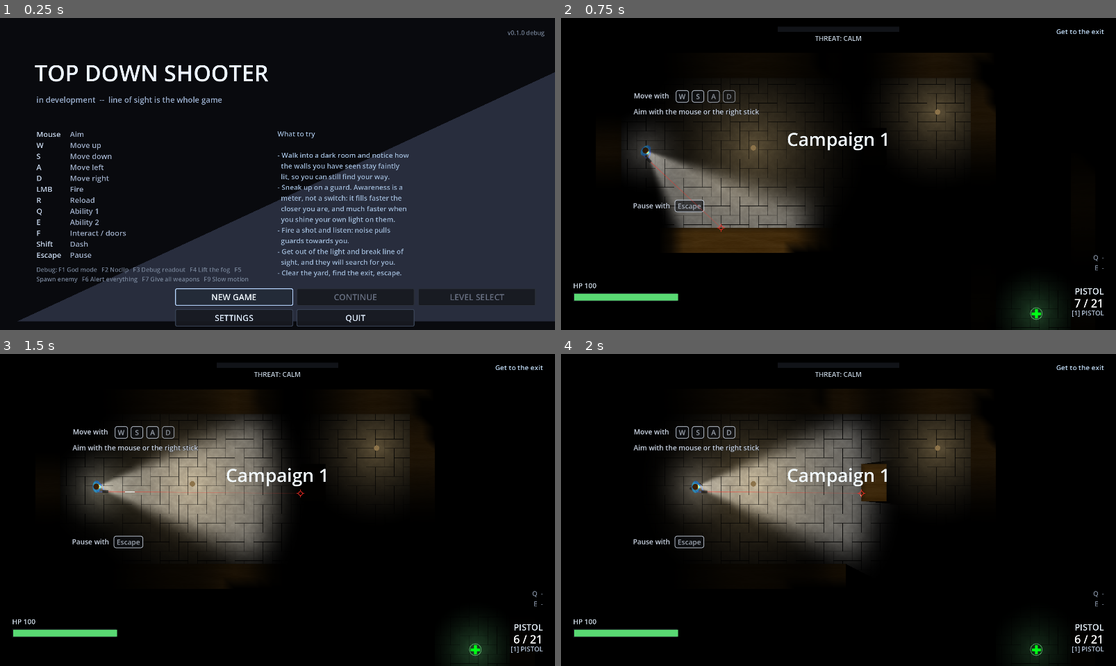
Above: before the commit, frames 1-4 (two rows, left to right).
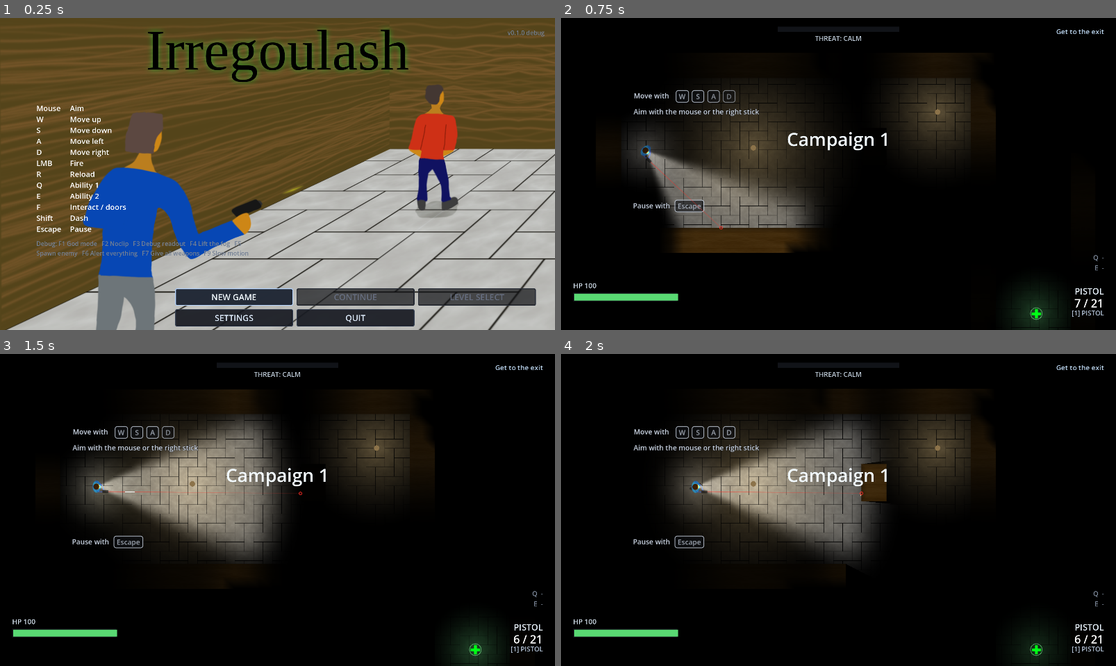
Above: after the commit, the same moments.

Repository: ThunderComplex/irregoulash
Game: Godot game, scene res://src/ui/title_screen.tscn
Two runs of this game, one before a commit and one after it. Both use one fixed random seed, a clock stepped at 60 frames per second and the inputs below.
Inputs (mouse positions are in pixels of both pictures, inside the frame that each line leads up to):
- Up to frame 1 (0.25 s): no input
- Up to frame 2 (0.75 s): click "NEW GAME" at 0.5 s
- Up to frame 3 (1.5 s): tap Enter (ui_accept) at 1.25 s; move the mouse to (399, 494) at 1.27 s; hold D (move_right) from 1.28 s (still down); hold Enter (ui_accept) from 1.28 s (still down); click (399, 494) at 1.42 s
- Up to frame 4 (2 s): keep holding D (move_right); keep holding Enter (ui_accept)

The runs differ from the first frame. In frame 1, 94% of the frame differs, in the area x 0-100%, y 0-100%; in frame 2, less than 0.1%; in frame 3, less than 0.1%; in frame 4, less than 0.1%.

Commit message:
art + attempt to create itch build

Diff:
--- a/dev/probe.gd
+++ b/dev/probe.gd
@@ -1460,6 +1460,25 @@
 		{"aim_assist_setting": [true, 0.5], "wait": 0.1},
 		{"open_controls": true, "wait": 0.3, "shot": "settings_tab_controls"},
 		{"close_menus": true, "wait": 0.2},
+	],
+	## A pad in the pause menu: into the settings and back out with B, and focus must land back on the
+	## menu. Run against `dev/surface_lab.tscn`.
+	"pause_settings_focus": [
+		{"pad_device": true, "wait": 0.2},
+		{"pause_game": true, "wait": 0.3, "focus_report": true},
+		{"ui_press": "ui_up", "wait": 0.2, "focus_report": true},
+		{"ui_press": "ui_accept", "wait": 0.4, "focus_report": true},
+		{"ui_press": "ui_cancel", "wait": 0.4, "focus_report": true, "paused_report": true},
+		{"ui_press": "ui_accept", "wait": 0.4, "focus_report": true},
+		{"ui_press": "ui_cancel", "wait": 0.4, "focus_report": true},
+		{"ui_press": "ui_down", "wait": 0.2, "focus_report": true},
+		{"ui_press": "ui_accept", "wait": 0.4, "paused_report": true},
+	],
+	## The same from the title screen. Run against `title_screen.tscn`.
+	"title_settings_focus": [
+		{"pad_device": true, "wait": 0.3, "focus_report": true},
+		{"open_settings": true, "wait": 0.4, "focus_report": true},
+		{"ui_press": "ui_cancel", "wait": 0.4, "focus_report": true},
 	],
 	"aim_line": [
 		{
@@ -4400,6 +4419,11 @@
 			Settings.set_aim_assist(bool(step["aim_assist_setting"][0]))
 			Settings.set_aim_assist_strength(float(step["aim_assist_setting"][1]))
 			print("[probe]   aim assist: on=%s strength=%.2f" % [Settings.aim_assist_enabled, Settings.aim_assist_strength])
+		if step.has("pause_game"):
+			# Pausing refreshes the checkpoint, unless the run counts as practice. A probe must not move
+			# the real save onto a test scene.
+			GameDirector.selected_level_run = true
+			GameDirector.set_paused(true)
 		if step.has("pad_device"):
 			GameInput.call("_set_device", true)
 		if step.has("ui_press"):
@@ -4695,12 +4719,14 @@
 					absf((assist_target.global_position - shot_from).cross(shot_dir))])
 			else:
 				print("[probe]   assist target %s not found" % str(step["assist_report"]))
+		if step.has("paused_report"):
+			print("[probe]   paused: %s" % GameDirector.is_paused())
 		if step.has("focus_report"):
 			var owner_: Control = get_viewport().gui_get_focus_owner()
-			var opened: Node = get_tree().current_scene.get("_settings_menu")
-			print("[probe]   focus: %s \"%s\", tab %s" % [owner_.get_class() if owner_ != null else "none",
+			var opened: Variant = get_tree().current_scene.get("_settings_menu")
+			print("[probe]   pad=%s focus: %s \"%s\", tab %s" % [GameInput.using_gamepad(), owner_.get_class() if owner_ != null else "none",
 				owner_.get("text") if owner_ != null and owner_.get("text") != null else "",
-				opened.get("_current_tab") if opened != null else "?"])
+				opened.get("_current_tab") if is_instance_valid(opened) else "?"])
 		if step.has("aim_report"):
 			var aimer: Player = GameDirector.valid_player()
 			var mark: Node2D = null
--- a/project.godot
+++ b/project.godot
@@ -10,10 +10,11 @@
 
 [application]
 
-config/name="topdown-shooter"
+config/name="Irregoulash"
 config/version="0.1.0"
 run/main_scene="res://src/ui/title_screen.tscn"
 config/features=PackedStringArray("4.7", "Forward Plus")
+boot_splash/image="uid://ditghuygeiin2"
 config/icon="res://icon.svg"
 
 [autoload]
--- a/src/autoload/audio_director.gd
+++ b/src/autoload/audio_director.gd
@@ -32,6 +32,20 @@
 var _rng := RandomNumberGenerator.new()
 var _sfx_bus: StringName = &"Master"
 
+func reinitialize():
+	JavaScriptBridge.eval("""
+		if (typeof window.audioContextStarted === 'undefined') {
+			window.audioContextStarted = true;
+			window.AudioContext = window.AudioContext || window.webkitAudioContext;
+			const audioContext = new AudioContext();
+			audioContext.resume();
+			console.log('Audio context initialized');
+		}
+	""")
+	_ensure_bus()
+	_build_bank()
+	_load_files()
+	_build_pools()
 
 func _ready() -> void:
 	process_mode = Node.PROCESS_MODE_ALWAYS
--- a/src/levels/level_campaign_03.tscn
+++ b/src/levels/level_campaign_03.tscn
@@ -263,6 +263,13 @@
 weapon_id = "pistol"
 amount = 25
 
+[node name="Pickup3" parent="Pickups" unique_id=608134973 instance=ExtResource("8_d6smo")]
+texture_filter = 4
+position = Vector2(217, 190)
+kind = "ammo"
+weapon_id = "pistol"
+amount = 10
+
 [node name="Pickup2" parent="Pickups" unique_id=1806799060 instance=ExtResource("8_d6smo")]
 texture_filter = 4
 position = Vector2(2265, -781)
--- a/src/player/aim_line.gd
+++ b/src/player/aim_line.gd
@@ -19,7 +19,7 @@
 ## so it guides the eye without drawing a bright stripe across the screen.
 const NEAR_ALPHA: float = 0.55
 const FAR_ALPHA: float = 0.08
-const CROSSHAIR_RADIUS: float = 5.0
+const CROSSHAIR_RADIUS: float = 3.5
 
 var _player: Player = null
 var _from: Vector2 = Vector2.ZERO
@@ -87,6 +87,6 @@
 	# A small ring with four ticks: precise, and readable without hiding what it sits on.
 	var mark := Color(COLOR, 0.9)
 	draw_arc(_to, CROSSHAIR_RADIUS, 0.0, TAU, 16, mark, WIDTH, true)
-	for side: Vector2 in [Vector2.RIGHT, Vector2.DOWN, Vector2.LEFT, Vector2.UP]:
-		draw_line(_to + side * (CROSSHAIR_RADIUS + 1.5), _to + side * (CROSSHAIR_RADIUS + 4.5), mark, WIDTH,
-			true)
+	# for side: Vector2 in [Vector2.RIGHT, Vector2.DOWN, Vector2.LEFT, Vector2.UP]:
+	# 	draw_line(_to + side * (CROSSHAIR_RADIUS + 1.5), _to + side * (CROSSHAIR_RADIUS + 4.5), mark, WIDTH,
+	# 		true)
--- a/src/ui/hud.gd
+++ b/src/ui/hud.gd
@@ -410,7 +410,14 @@
 	if _settings_menu != null and is_instance_valid(_settings_menu):
 		return
 	_settings_menu = SettingsMenu.new()
+	_settings_menu.settings_closed.connect(_on_settings_closed)
 	add_child(_settings_menu)
+
+
+## Back on the entry that opened it. Without this nothing has focus, and a pad cannot press anything.
+func _on_settings_closed() -> void:
+	if _overlay_kind == "paused":
+		_pause_menu.focus_item(&"settings")
 
 
 func _update_overlay() -> void:
--- a/src/ui/settings_menu.gd
+++ b/src/ui/settings_menu.gd
@@ -346,7 +346,8 @@
 
 ## With a pad there is no pointer, so something has to hold focus before anything can be pressed.
 func _focus_tab_for_pad() -> void:
-	if not GameInput.using_gamepad() or _controls_panel != null or _tabs.is_empty():
+	# Closing hands focus back to the menu underneath; this one lives until the end of the frame.
+	if is_queued_for_deletion() or not GameInput.using_gamepad() or _controls_panel != null or _tabs.is_empty():
 		return
 	# The menu behind this one holds focus when it opens, so "somebody has focus" is not enough.
 	var owner_: Control = get_viewport().gui_get_focus_owner()
--- a/src/ui/title_screen.gd
+++ b/src/ui/title_screen.gd
@@ -21,6 +21,8 @@
 var _main_menu: MenuList = null
 var _settings_menu: Control = null
 var _level_select: Control = null
+
+var _bg_image = preload("res://art/cover.png")
 
 
 func _ready() -> void:
@@ -81,6 +83,8 @@
 			open_settings()
 		&"quit":
 			get_tree().quit()
+		&"start_audio":
+			AudioDirector.reinitialize()
 
 
 ## Opens the level picker. Public so the dev probe can open it, and so the title can reopen it when a
@@ -149,57 +153,28 @@
 	# what put the settings panel half off-screen once already.
 	var viewport: Vector2 = get_viewport().get_visible_rect().size
 
-	var bg := ColorRect.new()
-	bg.color = Color(0.035, 0.04, 0.055, 1.0)
+	var bg := TextureRect.new()
+	bg.texture = _bg_image
 	bg.position = Vector2.ZERO
 	bg.size = viewport
 	bg.mouse_filter = Control.MOUSE_FILTER_IGNORE
+	bg.stretch_mode = TextureRect.STRETCH_KEEP_CENTERED
 	add_child(bg)
-
-	# A dim cone of light, echoing the thing the game is actually about.
-	var beam := Polygon2D.new()
-	beam.polygon = PackedVector2Array([
-		_to_screen(Vector2(40.0, 700.0)),
-		_to_screen(Vector2(1420.0, 60.0)),
-		_to_screen(Vector2(1420.0, 700.0)),
-	])
-	beam.color = Color(0.16, 0.18, 0.24, 1.0)
-	add_child(beam)
-
-	_label(Vector2(80.0, 90.0), Vector2(1100.0, 80.0), "TOP DOWN SHOOTER", 52,
-		Color(0.93, 0.96, 1.0))
-	_label(Vector2(84.0, 176.0), Vector2(1100.0, 40.0),
-		"in development  --  line of sight is the whole game", 18,
-		Color(0.6, 0.68, 0.8))
 
 	# Testers quote this in feedback; see `BuildInfo`.
 	_label(Vector2(1000.0, 24.0), Vector2(256.0, 24.0), BuildInfo.version_text(), 14,
 		Color(0.45, 0.5, 0.58), HORIZONTAL_ALIGNMENT_RIGHT)
 
 	# Generated from the live input map, so a rebind cannot leave this text lying about what the keys do.
-	_controls_block(Vector2(84.0, 256.0))
-
-	_label(Vector2(640.0, 256.0), Vector2(600.0, 300.0),
-		"""What to try
-
-- Walk into a dark room and notice how
-  the walls you have seen stay faintly
-  lit, so you can still find your way.
-- Sneak up on a guard. Awareness is a
-  meter, not a switch: it fills faster the
-  closer you are, and much faster when
-  you shine your own light on them.
-- Fire a shot and listen: noise pulls
-  guards towards you.
-- Get out of the light and break line of
-  sight, and they will search for you.
-- Clear the yard, find the exit, escape.""", 16, Color(0.62, 0.72, 0.84))
+	_controls_block(Vector2(84.0, 196.0))
 
 	# --- main menu: a grid of buttons across the bottom, which is the only free space on this screen;
 	# the control list and the "what to try" text both run down to just above it. Three columns rather
 	# than two because the level select adds a fifth entry after the campaign is finished.
 	_main_menu = MenuList.new()
 	_main_menu.configure(Rect2(400.0, 620.0, 840.0, 2.0 * MenuList.ROW_HEIGHT), _scale, 3, _origin)
+	if OS.get_name() == "Web":
+		_main_menu.add_item(&"start_audio", "Start audio")
 	_main_menu.add_item(&"new_game", "NEW GAME")
 	_main_menu.add_item(&"continue", Progress.continue_label(), Progress.has_progress())
 	_main_menu.add_item(&"level_select", "LEVEL SELECT", Progress.finished)
@@ -237,8 +212,8 @@
 	grid.add_theme_constant_override("v_separation", maxi(1, int(round(1.0 * _scale))))
 	box.add_child(grid)
 	for row: Array in GameInput.title_rows():
-		grid.add_child(_block_label(String(row[0]), 17, Color(0.78, 0.84, 0.92)))
-		grid.add_child(_block_label(String(row[1]), 17, Color(0.62, 0.68, 0.78)))
+		grid.add_child(_block_label(String(row[0]), 17, Color(1.0, 1.0, 1.0, 1.0)))
+		grid.add_child(_block_label(String(row[1]), 17, Color(1.0, 1.0, 1.0, 1.0)))
 
 	# The pickup hint used to sit here. The menu now needs the bottom of the frame, and pickups are
 	# explained by walking over one.
Binary file added: art/cover.png
Not shown, added: art/cover.png.import
Binary file added: art/itch_cover.png
Not shown, added: art/itch_cover.png.import
Binary file added: art/steam_header_capsule.png
Not shown, added: art/steam_header_capsule.png.import
Binary file added: art/steam_main_capsule.png
Not shown, added: art/steam_main_capsule.png.import
Binary file added: art/steam_small_capsule.png
Not shown, added: art/steam_small_capsule.png.import
Binary file added: art/steam_vertical_capsule.png
Not shown, added: art/steam_vertical_capsule.png.import
(and 7 more such lines)
